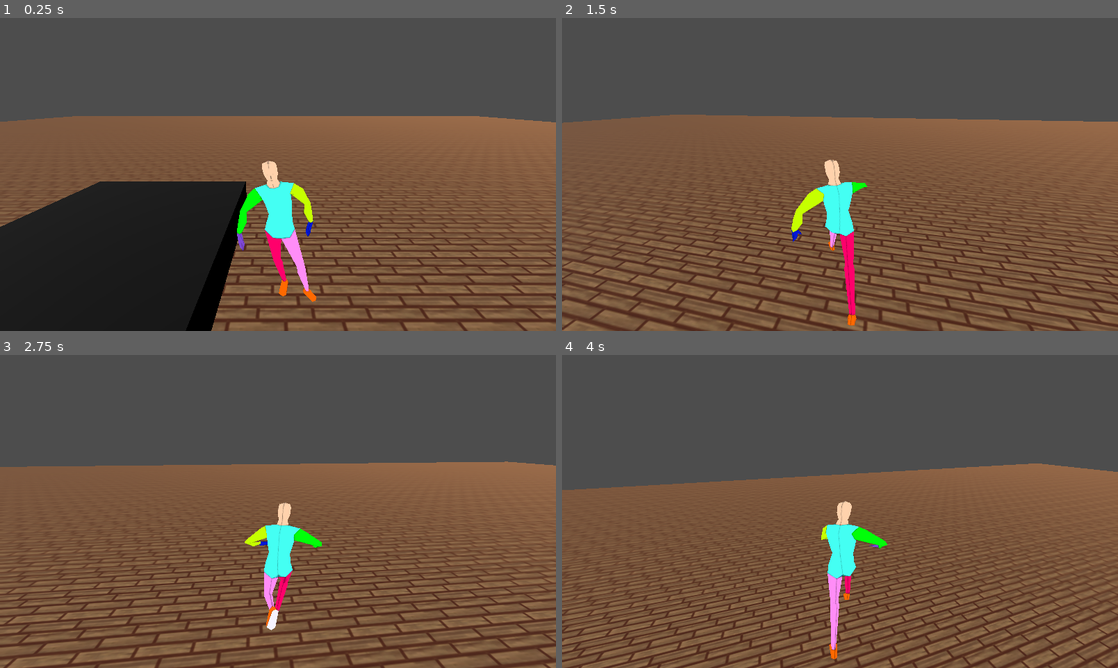
Above: before the commit, frames 1-4 (two rows, left to right).
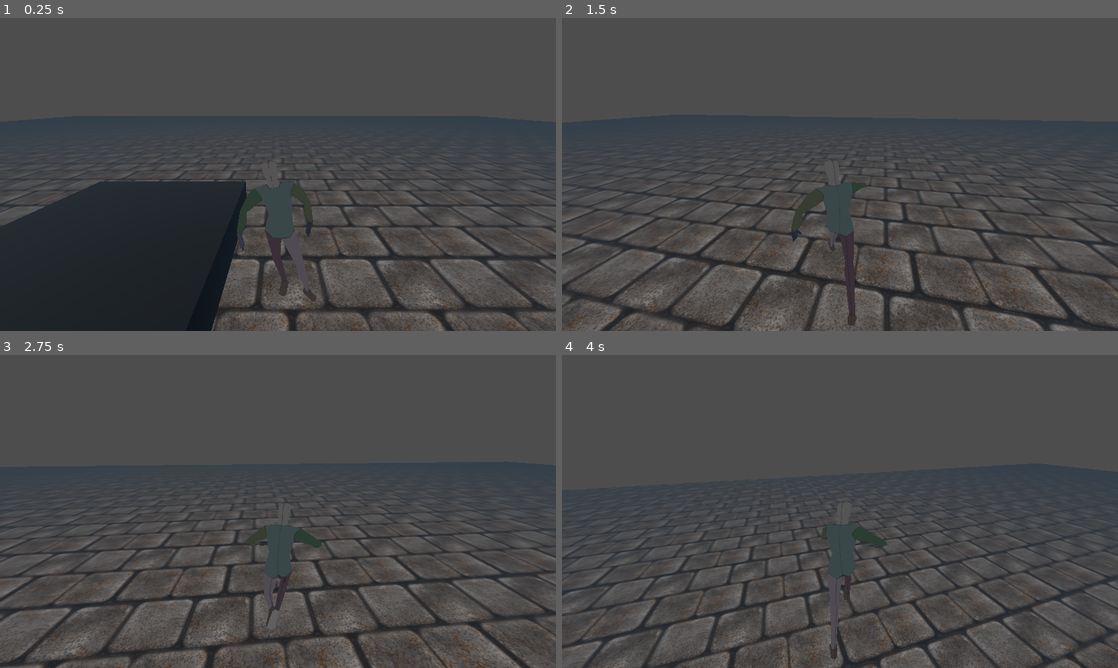
Above: after the commit, the same moments.

Repository: Dorifor/old-spooktober-n64
Game: Godot game, scene res://assets/main.tscn
Same seed, same stepped clock (60 frames per second), same inputs: the game is played once before the commit and once after it.
Inputs (mouse positions are in pixels of both pictures, inside the frame that each line leads up to):
- Up to frame 1 (0.25 s): no input
- Up to frame 2 (1.5 s): tap Enter (ui_accept) at 0.5, 0.77 s; move the mouse to (867, 174) at 0.52 s; hold Shift (run) 0.53-1.28 s; hold W (forward) from 0.53 s (still down); move the mouse to (812, 174) at 1.27 s; tap Shift (run) at 1.35 s
- Up to frame 3 (2.75 s): keep holding W (forward); tap Enter (ui_accept) at 1.52 s; move the mouse to (289, 505) at 2.02 s; hold Shift (run) from 2.03 s (still down)
- Up to frame 4 (4 s): keep holding W (forward); move the mouse to (834, 517) at 2.77 s; release Shift (run) at 2.78 s; tap Shift (run) at 2.85 s; tap Enter (ui_accept) at 3.02, 3.77 s; move the mouse to (878, 514) at 3.52 s; hold Shift (run) from 3.53 s (still down)

The runs differ from the first frame. In frame 1, 51% of the frame differs, in the area x 0-100%, y 31-100%; in frame 2, 67%, in the area x 0-100%, y 30-100%; in frame 3, 64%; in frame 4, 61%.

Commit message:
Environnement + new tiles

Diff:
--- a/assets/Player/Player.gd
+++ b/assets/Player/Player.gd
@@ -30,7 +30,7 @@
 		var rad = (deg_to_rad(-event.relative.y * vertical_sens))
 		camera_mount.rotate_x(rad)
 		clamp(camera_mount.rotation.x, -PI, PI / 2)
-	if event is InputEventKey and event.is_action("pause"):
+	if event is InputEventKey and event.is_action("pause") and event.pressed:
 		pause()
 
 func _process(delta):
--- a/assets/Player/Player.tscn
+++ b/assets/Player/Player.tscn
@@ -1,7 +1,7 @@
 [gd_scene load_steps=25 format=3 uid="uid://dwi6774fpqp26"]
 
 [ext_resource type="Script" path="res://assets/Player/Player.gd" id="1_dqkn3"]
-[ext_resource type="Texture2D" uid="uid://cju005rpepx62" path="res://assets/Player/Player-96878cc2017709d4e7c7aeaabb880b49_NonOverlapping.png" id="2_8e65c"]
+[ext_resource type="Texture2D" uid="uid://cvdhqyp8rqiex" path="res://assets/Player/Player-96878cc2017709d4e7c7aeaabb880b49_NonOverlapping (Custom).png" id="2_y4ciw"]
 [ext_resource type="Animation" uid="uid://bdqpqv0s00acr" path="res://assets/Player/Animation/A_Walk.res" id="3_g2kn8"]
 [ext_resource type="Animation" uid="uid://dbrnpx4qghpvf" path="res://assets/Player/Animation/A_Idle.res" id="3_ts21s"]
 [ext_resource type="Animation" path="res://assets/Player/Animation/A_Run.res" id="4_63ihs"]
@@ -9,7 +9,7 @@
 [sub_resource type="StandardMaterial3D" id="StandardMaterial3D_by24f"]
 resource_name = "Humanoid_NotOverlapping"
 shading_mode = 0
-albedo_texture = ExtResource("2_8e65c")
+albedo_texture = ExtResource("2_y4ciw")
 point_size = 4.9
 
 [sub_resource type="ArrayMesh" id="ArrayMesh_hi4hk"]
@@ -209,7 +209,7 @@
 [node name="RootNode" type="Node3D" parent="visuals/Player"]
 
 [node name="metarig" type="Node3D" parent="visuals/Player/RootNode"]
-transform = Transform3D(108.199, -2.89347, 8.69902, -10.4762, -1.45269, 90.2202, -2.74035, -108.691, -1.43739, -0.0800748, -0.0206588, 0.0318951)
+transform = Transform3D(108.23, -2.83712, 8.44264, -10.1578, -1.05725, 90.2493, -2.72612, -108.697, -1.09818, -0.079834, -0.0209607, 0.0282959)
 
 [node name="Skeleton3D" type="Skeleton3D" parent="visuals/Player/RootNode/metarig"]
 bones/0/name = "spine"
@@ -224,42 +224,42 @@
 bones/1/rest = Transform3D(1, 0, 0, 0, 0.991686, 0.128684, 0, -0.128684, 0.991686, 0, 0.0015222, -1.49012e-10)
 bones/1/enabled = true
 bones/1/position = Vector3(0, 0.0015222, -1.49012e-10)
-bones/1/rotation = Quaternion(-0.0695114, -0.00731331, 0.029585, 0.997116)
+bones/1/rotation = Quaternion(-0.0675365, -0.00638508, 0.0295799, 0.997258)
 bones/1/scale = Vector3(1.00001, 1.00268, 0.998124)
 bones/2/name = "spine.002"
 bones/2/parent = 1
 bones/2/rest = Transform3D(1, 0, 0, 0, 0.987999, 0.154463, 0, -0.154463, 0.987999, 0, 0.00136637, 2.61934e-11)
 bones/2/enabled = true
 bones/2/position = Vector3(0, 0.00136637, 2.61934e-11)
-bones/2/rotation = Quaternion(-0.095024, 0.00427764, 0.0616054, 0.993558)
+bones/2/rotation = Quaternion(-0.0914973, 0.00504864, 0.0616284, 0.993884)
 bones/2/scale = Vector3(1.00007, 1.0046, 0.996739)
 bones/3/name = "spine.003"
 bones/3/parent = 2
 bones/3/rest = Transform3D(1, 0, 0, 0, 0.999995, -0.00325429, 0, 0.00325429, 0.999995, 0, 0.00172887, 0)
 bones/3/enabled = true
 bones/3/position = Vector3(0, 0.00172887, 0)
-bones/3/rotation = Quaternion(6.46972e-05, 0.00512129, 0.0611529, 0.998115)
+bones/3/rotation = Quaternion(0.00360874, 0.00543595, 0.0612614, 0.9981)
 bones/3/scale = Vector3(1.00002, 1.00005, 0.999957)
 bones/4/name = "spine.004"
 bones/4/parent = 3
 bones/4/rest = Transform3D(1, 0, 0, 0, 0.918604, -0.39518, 0, 0.39518, 0.918604, 0, 0.00192578, -9.31323e-12)
 bones/4/enabled = true
 bones/4/position = Vector3(0, 0.00192578, -9.31323e-12)
-bones/4/rotation = Quaternion(0.234907, -0.0037425, -0.0111178, 0.971947)
+bones/4/rotation = Quaternion(0.235158, -0.00369965, -0.0112003, 0.971886)
 bones/4/scale = Vector3(1, 1.03692, 0.973515)
 bones/5/name = "spine.005"
 bones/5/parent = 4
 bones/5/rest = Transform3D(1, 0, 0, 0, 0.982004, 0.18886, 0, -0.18886, 0.982004, 0, 0.000661635, -6.79865e-10)
 bones/5/enabled = true
 bones/5/position = Vector3(0, 0.000661635, -6.79865e-10)
-bones/5/rotation = Quaternion(-0.101484, -0.00523604, -0.010301, 0.99477)
+bones/5/rotation = Quaternion(-0.101183, -0.00518661, -0.0103967, 0.9948)
 bones/5/scale = Vector3(1.00003, 1.00646, 0.995466)
 bones/6/name = "spine.006"
 bones/6/parent = 5
 bones/6/rest = Transform3D(1, 0, 0, 0, 0.982436, 0.186599, 0, -0.186599, 0.982436, 0, 0.000627012, 2.23517e-10)
 bones/6/enabled = true
 bones/6/position = Vector3(0, 0.000627012, 2.23517e-10)
-bones/6/rotation = Quaternion(-0.107025, -0.00276591, -0.0113128, 0.994188)
+bones/6/rotation = Quaternion(-0.10675, -0.00271929, -0.0114006, 0.994217)
 bones/6/scale = Vector3(1.00001, 1.00721, 0.994953)
 bones/7/name = "spine.006_end"
 bones/7/parent = 6
@@ -273,15 +273,15 @@
 bones/8/rest = Transform3D(0.507095, 0.86189, 0.000529051, -0.0246892, 0.0139123, 0.999598, 0.861537, -0.506904, 0.0283343, 0.000183, 0.00137221, 0.000782509)
 bones/8/enabled = true
 bones/8/position = Vector3(0.000183, 0.00137221, 0.000782509)
-bones/8/rotation = Quaternion(-0.465577, -0.515589, -0.353411, 0.626503)
-bones/8/scale = Vector3(1.18666, 1.01489, 0.833961)
+bones/8/rotation = Quaternion(-0.487914, -0.493219, -0.379604, 0.612026)
+bones/8/scale = Vector3(1.1864, 1.01517, 0.833984)
 bones/9/name = "upper_arm.L"
 bones/9/parent = 8
 bones/9/rest = Transform3D(-0.593931, 0.121366, 0.795309, -0.792115, 0.0846895, -0.604469, -0.140716, -0.988989, 0.0458356, 4.09151e-05, 0.00194511, -0.000405748)
 bones/9/enabled = true
 bones/9/position = Vector3(4.09151e-05, 0.00194511, -0.000405748)
-bones/9/rotation = Quaternion(-0.439503, 0.593228, -0.614948, 0.277048)
-bones/9/scale = Vector3(1.00693, 1.19266, 0.834716)
+bones/9/rotation = Quaternion(-0.413092, 0.60919, -0.600887, 0.311734)
+bones/9/scale = Vector3(1.00211, 1.19688, 0.834549)
 bones/10/name = "forearm.L"
 bones/10/parent = 9
 bones/10/rest = Transform3D(0.999144, -0.0103638, 0.0400559, 0.0113362, 0.999645, -0.0241246, -0.0397917, 0.024558, 0.998906, 1.16415e-10, 0.0027797, 9.31323e-12)
@@ -294,8 +294,8 @@
 bones/11/rest = Transform3D(0.996249, 0.0792103, 0.0348322, -0.082523, 0.990817, 0.107101, -0.0260289, -0.109574, 0.993638, 3.77186e-10, 0.00258173, -7.45058e-11)
 bones/11/enabled = true
 bones/11/position = Vector3(3.77186e-10, 0.00258173, -7.45058e-11)
-bones/11/rotation = Quaternion(0.0192648, -0.235288, -0.10283, 0.966279)
-bones/11/scale = Vector3(1.0321, 1.00126, 0.976176)
+bones/11/rotation = Quaternion(0.0211598, -0.235606, -0.10438, 0.965995)
+bones/11/scale = Vector3(1.03238, 1.00141, 0.97586)
 bones/12/name = "hand.L_end"
 bones/12/parent = 11
 bones/12/rest = Transform3D(1, -6.93889e-18, -5.55112e-17, 6.93889e-18, 1, 6.93889e-18, 5.55112e-17, -6.93889e-18, 1, 0, 0.00113041, 0)
@@ -308,28 +308,28 @@
 bones/13/rest = Transform3D(0.507095, -0.86189, -0.000529051, 0.0246892, 0.0139123, 0.999598, -0.861537, -0.506904, 0.0283343, -0.000183, 0.00137221, 0.000782509)
 bones/13/enabled = true
 bones/13/position = Vector3(-0.000183, 0.00137221, 0.000782509)
-bones/13/rotation = Quaternion(-0.493761, 0.456863, 0.3219, 0.666226)
-bones/13/scale = Vector3(1.16406, 1.03887, 0.83558)
+bones/13/rotation = Quaternion(-0.51366, 0.439355, 0.344463, 0.65151)
+bones/13/scale = Vector3(1.1638, 1.0394, 0.835369)
 bones/14/name = "upper_arm.R"
 bones/14/parent = 13
 bones/14/rest = Transform3D(-0.593931, -0.121365, -0.795309, 0.792115, 0.0846895, -0.604468, 0.140716, -0.988988, 0.0458357, -4.09151e-05, 0.00194511, -0.000405748)
 bones/14/enabled = true
 bones/14/position = Vector3(-4.09151e-05, 0.00194511, -0.000405748)
-bones/14/rotation = Quaternion(0.276752, 0.625657, -0.600682, -0.413694)
-bones/14/scale = Vector3(1.0053, 1.19458, 0.834172)
+bones/14/rotation = Quaternion(0.248587, 0.637949, -0.581104, -0.439935)
+bones/14/scale = Vector3(1.01152, 1.18933, 0.834159)
 bones/15/name = "forearm.R"
 bones/15/parent = 14
 bones/15/rest = Transform3D(0.999144, 0.0103638, -0.0400559, -0.0113362, 0.999645, -0.0241246, 0.0397917, 0.024558, 0.998906, -1.14087e-10, 0.0027797, -9.31323e-12)
 bones/15/enabled = true
 bones/15/position = Vector3(-1.14087e-10, 0.0027797, -9.31323e-12)
-bones/15/rotation = Quaternion(0.162946, -0.0184351, 0.067364, 0.98416)
+bones/15/rotation = Quaternion(0.163323, -0.0184158, 0.0673499, 0.984099)
 bones/15/scale = Vector3(1.00052, 1.01691, 0.987716)
 bones/16/name = "hand.R"
 bones/16/parent = 15
 bones/16/rest = Transform3D(0.996249, -0.0792103, -0.0348322, 0.082523, 0.990817, 0.107101, 0.0260289, -0.109574, 0.993638, -3.71365e-10, 0.00258173, 4.65661e-11)
 bones/16/enabled = true
 bones/16/position = Vector3(-3.71365e-10, 0.00258173, 4.65661e-11)
-bones/16/rotation = Quaternion(-0.0629621, 0.100126, 0.121405, 0.985531)
+bones/16/rotation = Quaternion(-0.0631301, 0.100573, 0.120876, 0.98554)
 bones/16/scale = Vector3(1.00676, 1.00165, 0.994124)
 bones/17/name = "hand.R_end"
 bones/17/parent = 16
@@ -399,22 +399,22 @@
 bones/26/rest = Transform3D(0.998696, 0.0510395, -0.00128481, 0.0483303, -0.953198, -0.298458, -0.0164578, 0.298006, -0.954423, 0.00098, 0.000708185, 0.000259423)
 bones/26/enabled = true
 bones/26/position = Vector3(0.00098, 0.000708185, 0.000259423)
-bones/26/rotation = Quaternion(0.931123, 0.13454, -0.150562, 0.303711)
-bones/26/scale = Vector3(1.02063, 1.05523, 0.944534)
+bones/26/rotation = Quaternion(0.931142, 0.133904, -0.15028, 0.304073)
+bones/26/scale = Vector3(1.02051, 1.05572, 0.944248)
 bones/27/name = "shin.L"
 bones/27/parent = 26
 bones/27/rest = Transform3D(0.999857, 0.0137199, 0.00988929, -0.0128397, 0.99637, -0.0841528, -0.011008, 0.0840138, 0.996404, -8.5347e-11, 0.00511527, -3.09956e-11)
 bones/27/enabled = true
 bones/27/position = Vector3(-8.5347e-11, 0.00511527, -3.09956e-11)
-bones/27/rotation = Quaternion(0.269381, -0.0853706, -0.0511555, 0.957877)
-bones/27/scale = Vector3(1.00284, 1.05131, 0.960675)
+bones/27/rotation = Quaternion(0.26727, -0.0851055, -0.0509846, 0.958501)
+bones/27/scale = Vector3(1.00282, 1.05131, 0.960692)
 bones/28/name = "foot.L"
 bones/28/parent = 27
 bones/28/rest = Transform3D(0.997912, -0.0294101, -0.0575083, 0.0644488, 0.512652, 0.856174, 0.00430162, -0.858092, 0.513477, 1.26802e-10, 0.00483228, -5.82077e-13)
 bones/28/enabled = true
 bones/28/position = Vector3(1.26802e-10, 0.00483228, -5.82077e-13)
-bones/28/rotation = Quaternion(-0.530301, -0.0885572, 0.0958863, 0.837702)
-bones/28/scale = Vector3(1.00034, 1.17266, 0.859545)
+bones/28/rotation = Quaternion(-0.528974, -0.0899227, 0.0956198, 0.838425)
+bones/28/scale = Vector3(1.00035, 1.17231, 0.859873)
 bones/29/name = "toe.L"
 bones/29/parent = 28
 bones/29/rest = Transform3D(-1, -3.74808e-07, -5.05337e-07, -4.08972e-08, 0.840214, -0.542255, 6.27833e-07, -0.542255, -0.840214, -1.45017e-11, 0.00114387, 4.88588e-11)
@@ -448,21 +448,21 @@
 bones/33/rest = Transform3D(0.998696, -0.0510395, 0.00128481, -0.0483303, -0.953198, -0.298458, 0.0164578, 0.298006, -0.954423, -0.00098, 0.000708185, 0.000259423)
 bones/33/enabled = true
 bones/33/position = Vector3(-0.00098, 0.000708185, 0.000259423)
-bones/33/rotation = Quaternion(0.981626, 0.110696, 0.0308598, 0.15233)
-bones/33/scale = Vector3(1.00011, 1.01523, 0.989197)
+bones/33/rotation = Quaternion(0.981408, 0.110636, 0.0306066, 0.15382)
+bones/33/scale = Vector3(1.00011, 1.01553, 0.988983)
 bones/34/name = "shin.R"
 bones/34/parent = 33
 bones/34/rest = Transform3D(0.999857, -0.0137199, -0.00988929, 0.0128397, 0.99637, -0.0841528, 0.011008, 0.0840138, 0.996404, 8.5347e-11, 0.00511527, -3.09956e-11)
 bones/34/enabled = true
 bones/34/position = Vector3(8.5347e-11, 0.00511527, -3.09956e-11)
-bones/34/rotation = Quaternion(0.130807, 0.0510877, -0.0221914, 0.989842)
-bones/34/scale = Vector3(1.00176, 1.0103, 0.991547)
+bones/34/rotation = Quaternion(0.130077, 0.0504834, -0.0223445, 0.989966)
+bones/34/scale = Vector3(1.00182, 1.01057, 0.991314)
 bones/35/name = "foot.R"
 bones/35/parent = 34
 bones/35/rest = Transform3D(0.997912, 0.0294101, 0.0575083, -0.0644488, 0.512652, 0.856174, -0.00430162, -0.858092, 0.513477, -1.26802e-10, 0.00483228, -5.82077e-13)
 bones/35/enabled = true
 bones/35/position = Vector3(-1.26802e-10, 0.00483228, -5.82077e-13)
-bones/35/rotation = Quaternion(-0.563386, -0.0297521, 0.0617563, 0.823345)
+bones/35/rotation = Quaternion(-0.563396, -0.0300696, 0.0625184, 0.823269)
 bones/35/scale = Vector3(1.00007, 1.18102, 0.851772)
 bones/36/name = "toe.R"
 bones/36/parent = 35
--- a/assets/UI/Pause Menu/pause_menu_manager.gd
+++ b/assets/UI/Pause Menu/pause_menu_manager.gd
@@ -22,5 +22,11 @@
 	get_tree().paused = false
 
 
+func _input(event):
+	if event is InputEventKey and event.is_action("pause") and event.pressed:
+		print(event)
+		_on_return_button_pressed()
+
+
 func _on_quit_button_pressed():
 	get_tree().quit()
--- a/assets/main.tscn
+++ b/assets/main.tscn
@@ -1,13 +1,14 @@
-[gd_scene load_steps=10 format=3 uid="uid://cre44bvxrpn1u"]
+[gd_scene load_steps=11 format=3 uid="uid://cre44bvxrpn1u"]
 
-[ext_resource type="Texture2D" uid="uid://bqkvsrtxrru87" path="res://assets/Planks/test_32x32_0.png" id="1_nmj8c"]
+[ext_resource type="Texture2D" uid="uid://dfddgj5f3woqc" path="res://assets/Planks/brick_25_-_128x128.png" id="1_sq5mx"]
 [ext_resource type="PackedScene" uid="uid://dwi6774fpqp26" path="res://assets/Player/Player.tscn" id="2_cw4q1"]
 [ext_resource type="PackedScene" uid="uid://88yv727qgtc4" path="res://assets/UI/Pause Menu/pause_menu.tscn" id="3_abh5i"]
 
 [sub_resource type="StandardMaterial3D" id="StandardMaterial3D_lmnqh"]
-albedo_texture = ExtResource("1_nmj8c")
+shading_mode = 0
+albedo_texture = ExtResource("1_sq5mx")
 heightmap_scale = 16.0
-uv1_scale = Vector3(100, 100, 100)
+uv1_scale = Vector3(38, 38, 38)
 uv2_scale = Vector3(0, 0, 0)
 
 [sub_resource type="PlaneMesh" id="PlaneMesh_fxamy"]
@@ -23,6 +24,11 @@
 
 [sub_resource type="BoxShape3D" id="BoxShape3D_hth55"]
 size = Vector3(1, 0.2, 1)
+
+[sub_resource type="Environment" id="Environment_dq58g"]
+fog_enabled = true
+fog_light_color = Color(0.184314, 0.243137, 0.294118, 1)
+fog_density = 0.2322
 
 [node name="Main Scene" type="Node3D"]
 
@@ -58,38 +64,53 @@
 pause_menu = NodePath("../Pause Menu")
 
 [node name="metarig" parent="Player/visuals/Player/RootNode" index="0"]
-transform = Transform3D(108.24, -2.90039, 8.33956, -10.0431, -1.37527, 90.2552, -2.76122, -108.693, -1.36452, -0.0788961, -0.0211029, 0.0296586)
+transform = Transform3D(108.224, -2.90838, 8.48088, -10.2176, -1.56462, 90.2394, -2.74881, -108.69, -1.52595, -0.0783664, -0.0204099, 0.0352661)
 
 [node name="Skeleton3D" parent="Player/visuals/Player/RootNode/metarig" index="0"]
-bones/1/rotation = Quaternion(-0.0693065, -0.00759183, 0.0296101, 0.997127)
-bones/2/rotation = Quaternion(-0.0933324, 0.00448851, 0.0615966, 0.993718)
-bones/3/rotation = Quaternion(0.00176236, 0.00513779, 0.061169, 0.998113)
-bones/4/rotation = Quaternion(0.234376, -0.00390781, -0.0108555, 0.972078)
-bones/5/rotation = Quaternion(-0.102291, -0.00540879, -0.00996795, 0.99469)
-bones/6/rotation = Quaternion(-0.107594, -0.00295296, -0.0110594, 0.994129)
-bones/8/rotation = Quaternion(-0.475215, -0.505868, -0.364294, 0.620933)
-bones/8/scale = Vector3(1.18643, 1.01515, 0.833974)
-bones/9/rotation = Quaternion(-0.429505, 0.598092, -0.61115, 0.290358)
-bones/9/scale = Vector3(1.00487, 1.19453, 0.834579)
-bones/11/rotation = Quaternion(0.019815, -0.232981, -0.102054, 0.966909)
-bones/11/scale = Vector3(1.03151, 1.00137, 0.97653)
-bones/13/rotation = Quaternion(-0.502539, 0.448682, 0.330855, 0.660813)
-bones/13/scale = Vector3(1.16346, 1.03955, 0.835566)
-bones/14/rotation = Quaternion(0.261405, 0.629941, -0.593866, -0.426807)
-bones/14/scale = Vector3(1.00798, 1.19222, 0.83428)
-bones/15/rotation = Quaternion(0.16394, -0.0183842, 0.0673267, 0.983998)
-bones/16/rotation = Quaternion(-0.0626472, 0.0971226, 0.119745, 0.986055)
-bones/26/rotation = Quaternion(0.931793, 0.132954, -0.150239, 0.302512)
-bones/26/scale = Vector3(1.02068, 1.05459, 0.944992)
-bones/27/rotation = Quaternion(0.264604, -0.0857801, -0.051266, 0.959166)
-bones/27/scale = Vector3(1.00292, 1.04923, 0.962195)
-bones/28/rotation = Quaternion(-0.527782, -0.0885422, 0.097637, 0.839091)
-bones/28/scale = Vector3(1.00032, 1.17202, 0.860177)
-bones/33/rotation = Quaternion(0.981233, 0.110792, 0.0306576, 0.154813)
-bones/33/scale = Vector3(1.00011, 1.01564, 0.988905)
-bones/34/rotation = Quaternion(0.132545, 0.0509437, -0.0215366, 0.989633)
-bones/34/scale = Vector3(1.00176, 1.01094, 0.991091)
-bones/35/rotation = Quaternion(-0.563754, -0.0304587, 0.0633406, 0.822947)
+bones/1/rotation = Quaternion(-0.0699475, -0.00743084, 0.0298462, 0.997076)
+bones/1/scale = Vector3(1.00001, 1.00268, 0.998124)
+bones/2/rotation = Quaternion(-0.0945616, 0.00426215, 0.0616954, 0.993596)
+bones/2/scale = Vector3(1.00007, 1.0046, 0.996739)
+bones/3/rotation = Quaternion(0.000523929, 0.0050869, 0.0612418, 0.99811)
+bones/3/scale = Vector3(1.00002, 1.00005, 0.999957)
+bones/4/rotation = Quaternion(0.234586, -0.00379729, -0.0110122, 0.972026)
+bones/4/scale = Vector3(1, 1.03692, 0.973515)
+bones/5/rotation = Quaternion(-0.101868, -0.00529925, -0.0101787, 0.994732)
+bones/5/scale = Vector3(1.00003, 1.00646, 0.995466)
+bones/6/rotation = Quaternion(-0.107378, -0.00282552, -0.0112006, 0.994151)
+bones/6/scale = Vector3(1.00001, 1.00721, 0.994953)
+bones/8/rotation = Quaternion(-0.458669, -0.521931, -0.344491, 0.631298)
+bones/8/scale = Vector3(1.18643, 1.01513, 0.833983)
+bones/9/rotation = Quaternion(-0.447389, 0.587736, -0.620138, 0.26427)
+bones/9/scale = Vector3(1.0085, 1.19133, 0.834723)
+bones/10/rotation = Quaternion(0.133712, 0.0199238, -0.0684038, 0.988456)
+bones/10/scale = Vector3(1.00051, 1.01101, 0.991924)
+bones/11/rotation = Quaternion(0.0188265, -0.231352, -0.101285, 0.9674)
+bones/11/scale = Vector3(1.03158, 1.00116, 0.976629)
+bones/13/rotation = Quaternion(-0.48768, 0.462095, 0.31497, 0.670395)
+bones/13/scale = Vector3(1.16376, 1.03926, 0.835525)
+bones/14/rotation = Quaternion(0.281905, 0.622552, -0.607505, -0.404841)
+bones/14/scale = Vector3(1.00458, 1.19515, 0.834212)
+bones/15/rotation = Quaternion(0.163279, -0.0184181, 0.0673515, 0.984106)
+bones/15/scale = Vector3(1.00052, 1.01691, 0.987716)
+bones/16/rotation = Quaternion(-0.0625225, 0.0964402, 0.120651, 0.986019)
+bones/16/scale = Vector3(1.00676, 1.00165, 0.994124)
+bones/26/rotation = Quaternion(0.932087, 0.133519, -0.150908, 0.30102)
+bones/26/scale = Vector3(1.02073, 1.05469, 0.944872)
+bones/27/rotation = Quaternion(0.267675, -0.0855767, -0.0509994, 0.958345)
+bones/27/scale = Vector3(1.00288, 1.05084, 0.961008)
+bones/28/rotation = Quaternion(-0.530122, -0.088562, 0.096184, 0.837781)
+bones/28/scale = Vector3(1.00034, 1.17253, 0.859678)
+bones/29/rotation = Quaternion(-6.07043e-07, 0.946954, -0.321368, -1.31343e-07)
+bones/29/scale = Vector3(1, 1.073, 0.945958)
+bones/33/rotation = Quaternion(0.9823, 0.109645, 0.031091, 0.148658)
+bones/33/scale = Vector3(1.00011, 1.01529, 0.989157)
+bones/34/rotation = Quaternion(0.126585, 0.0498344, -0.0222957, 0.990452)
+bones/34/scale = Vector3(1.00169, 1.01003, 0.991781)
+bones/35/rotation = Quaternion(-0.562762, -0.0296783, 0.0617348, 0.823776)
+bones/35/scale = Vector3(1.00007, 1.18102, 0.851772)
+bones/36/rotation = Quaternion(-5.14513e-08, 0.946701, -0.322114, -1.51217e-07)
+bones/36/scale = Vector3(1, 1.07336, 0.945674)
 
 [node name="HumanoidBase_NotOverlapping" parent="Player/visuals/Player/RootNode/metarig/Skeleton3D" index="0"]
 gi_mode = 0
@@ -97,6 +118,9 @@
 [node name="AnimationTree" parent="Player/visuals/Player" index="1"]
 parameters/Walk/Blend2/blend_amount = 0
 
+[node name="Camera3D" parent="Player/Camera_mount" index="0"]
+environment = SubResource("Environment_dq58g")
+
 [node name="Pause Menu" parent="." node_paths=PackedStringArray("player") instance=ExtResource("3_abh5i")]
 visible = false
 player = NodePath("../Player")
Binary file added: assets/Planks/brick_25_-_128x128.png
Not shown, added: assets/Planks/brick_25_-_128x128.png.import
Binary file added: assets/Player/Player-96878cc2017709d4e7c7aeaabb880b49_NonOverlapping (Custom).png
Not shown, added: assets/Player/Player-96878cc2017709d4e7c7aeaabb880b49_NonOverlapping (Custom).png.import
